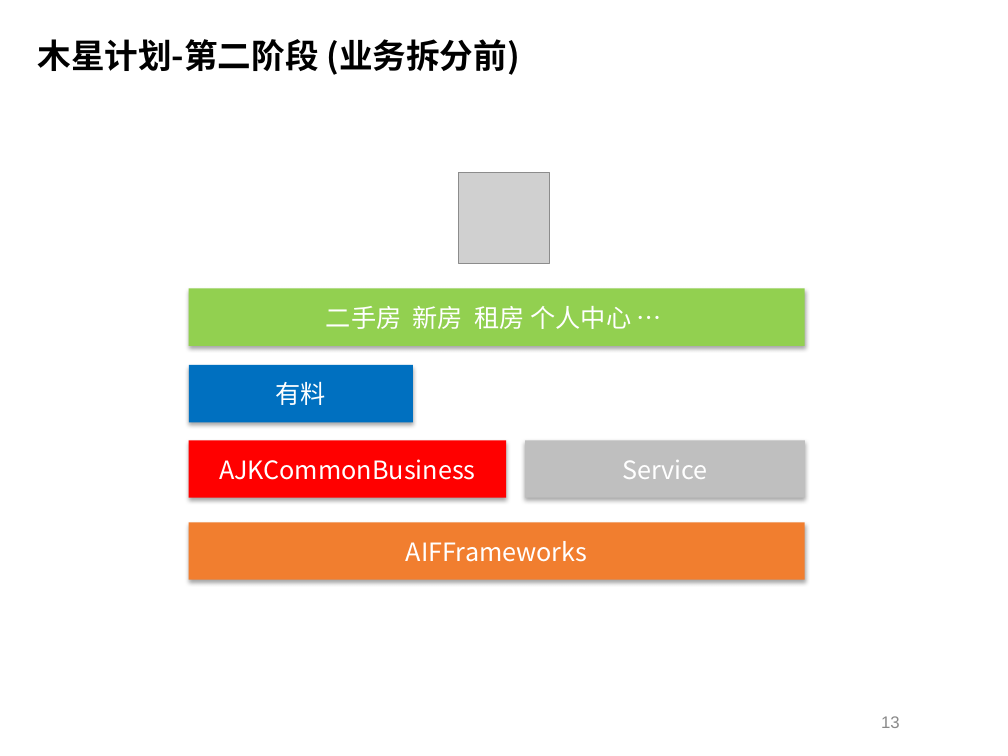
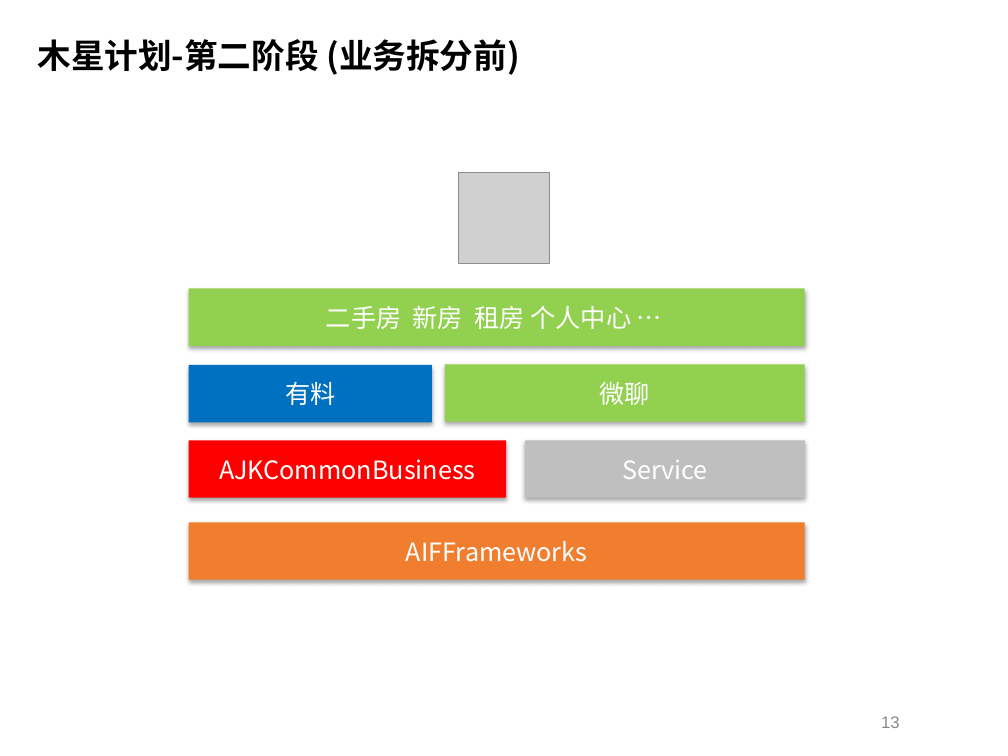
Before and after one commit to Geph0rce/Demo, a slide deck: slide 13 of documents/钱杰_2019年度总结述职报告.pptx. Drawn at 1008x756 pixels with LibreOffice and Linux fonts; fonts in the diff are those of the drawing; grey boxes stand for pictures; background and template pictures are left out. Boxes give left, top, right and bottom in pixels: in the first picture for what was removed or moved away, otherwise in the second. Text is boxed around its words. In the diff, an @@ line names an element or a change of style, - is before the commit and + after.

```diff
--- a/documents/钱杰_2019年度总结述职报告.pptx
+++ b/documents/钱杰_2019年度总结述职报告.pptx
@@ rectangle "有料": place and size @@
-rectangle "有料" at [188,365,412,422]
+rectangle "有料" at [188,365,431,422]
@@ rectangle added at [445,364,804,421], fill #92D050, 18 pt, text #FFFFFF @@
+微聊
```
Also in this commit, not shown: 5 other slides changed, 7 slides added, 1 other file.
